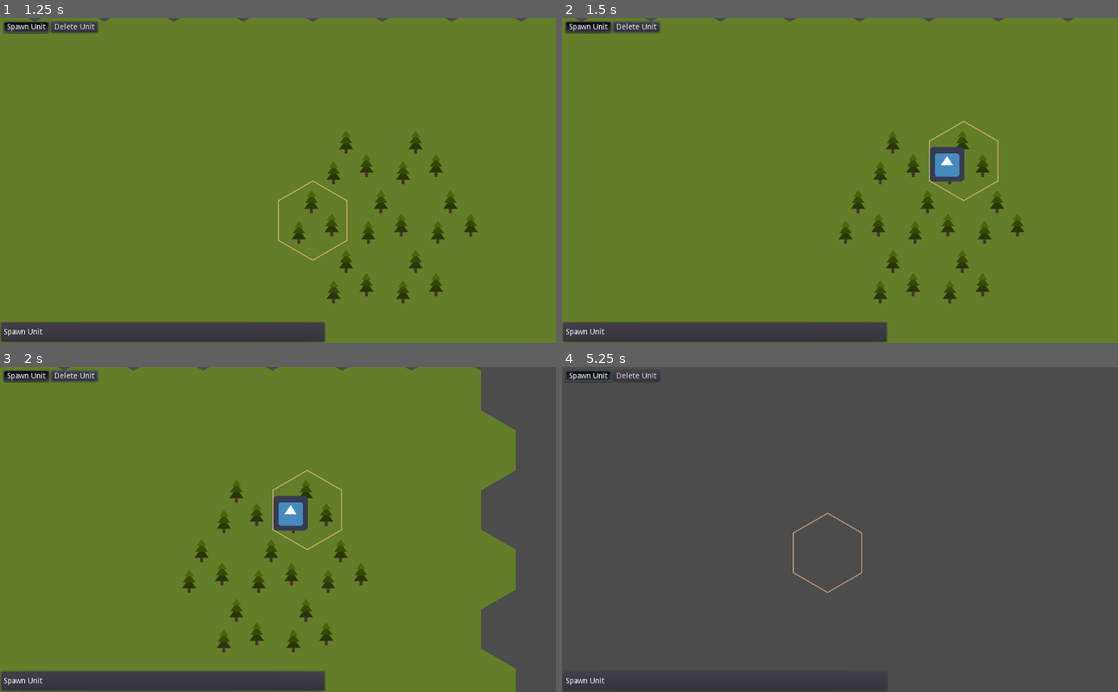
Above: before the commit, frames 1-4 (two rows, left to right).
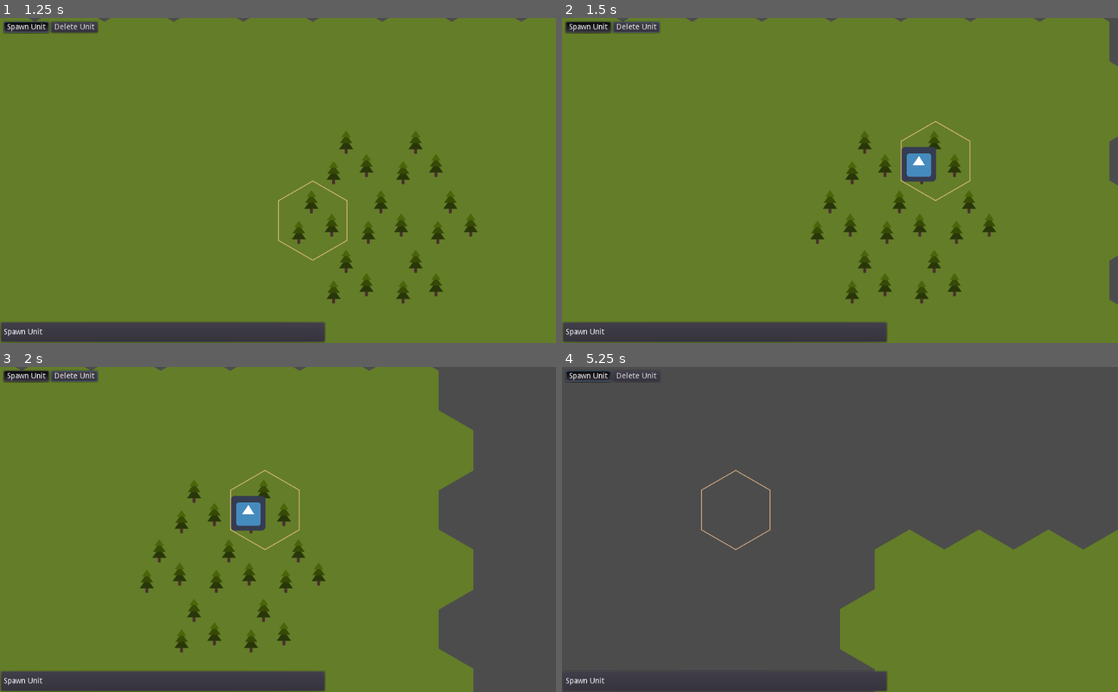
Above: after the commit, the same moments.

Repository: mwerezak/godot-heavy-gear
Game: Godot game, scene res://scripts/MainMap.tscn
Two runs of this game, one before a commit and one after it. Both use one fixed random seed, a clock stepped at 60 frames per second and the inputs below. The engine's default icon, where the game draws it, is replaced by a stand-in: a white triangle on a blue panel in a dark square.
Inputs (mouse positions are in pixels of both pictures, inside the frame that each line leads up to):
- Up to frame 1 (1.25 s): click "Spawn Unit" at 0.5 s
- Up to frame 2 (1.5 s): tap Enter at 1.25 s; move the mouse to (962, 164) at 1.27 s; press the mouse at (962, 164) at 1.28 s; hold Right (view_pan_right) from 1.28 s (still down)
- Up to frame 3 (2 s): keep holding Right (view_pan_right)
- Up to frame 4 (5.25 s): move the mouse to (851, 513) at 2.02 s; release Right (view_pan_right) at 2.03 s; release the mouse at (851, 513) at 2.03 s; hold Down (view_pan_down) 2.03-2.78 s; tap Mouse wheel up (view_zoom_in) at 2.1 s; click (851, 513) at 2.17 s; move the mouse to (823, 406) at 2.77 s; hold Right (view_pan_right) 2.78-3.53 s; hold Mouse wheel down (view_zoom_out) 2.78-3.53 s; click (823, 406) at 2.92 s; move the mouse to (823, 523) at 3.52 s; hold W (view_pan_up) 3.53-4.28 s; click (823, 523) at 3.6 s; move the mouse to (806, 633) at 4.27 s; hold Mouse wheel up (view_zoom_in) 4.28-5.03 s; hold Left (view_pan_left) from 4.28 s (still down); click (806, 633) at 4.42 s; move the mouse to (673, 480) at 5.02 s; tap Mouse wheel down (view_zoom_out) at 5.1 s

Frame 1 is identical in both runs. In frame 2, 5.3% of the frame differs, in the area x 2-100%, y 0-89%; in frame 3, 12%; in frame 4, 22%, in the area x 25-100%, y 31-100%.

Commit message:
Camera panning limits

Diff:
--- a/scripts/Camera.gd
+++ b/scripts/Camera.gd
@@ -1,13 +1,16 @@
 extends Camera2D
 
-## TODO zoom and pan limits
+## TODO zoom limits
 var pan_speed = 400
 var zoom_step = 1.1
 
+## Rectangle used to limit camera panning.
+## Note that the built in camera limits do not work: they don't actually constrain the position of the camera.
+## They only stop the view from moving. For the player, this makes the camera appear to "stick" at the edges of the map,
+## which is bad.
+var limit_rect = null setget set_limit_rect
+
 ## TODO mouse capture panning
-
-func _ready():
-	pass
 
 func _input(event):
 	if event.is_action_pressed("view_zoom_in"):
@@ -33,3 +36,14 @@
 	if Input.is_action_pressed("view_pan_right"):
 		panning.x += 1
 	position += panning.normalized() * pan_speed * delta * zoom
+
+	if limit_rect: _snap_to_limits()
+
+# force position to be inside limit_rect
+func _snap_to_limits():
+	position.x = clamp(position.x, limit_rect.position.x, limit_rect.end.x)
+	position.y = clamp(position.y, limit_rect.position.y, limit_rect.end.y)
+
+func set_limit_rect(rect):
+	limit_rect = rect
+	_snap_to_limits()
--- a/scripts/MainMap.gd
+++ b/scripts/MainMap.gd
@@ -14,6 +14,10 @@
 }
 
 func _ready():
+	## set camera limits
+	var map_rect = world.get_bounding_rect()
+	camera.set_limit_rect(map_rect)
+
 	## load and register UI Contexts
 	for context_name in ui_contexts:
 		var instance = ui_contexts[context_name].instance()
--- a/scripts/MainMap.tscn
+++ b/scripts/MainMap.tscn
@@ -9,7 +9,7 @@
 [ext_resource path="res://icons/hex/empty.png" type="Texture" id=7]
 [ext_resource path="res://scripts/HexCursor.gd" type="Script" id=8]
 
-[node name="MainMap" type="Node"]
+[node name="MainMap" type="Node" index="0"]
 
 script = ExtResource( 1 )
 _sections_unfolded = [ "Anchor", "Margin" ]
@@ -62,7 +62,7 @@
 limit_smoothed = false
 drag_margin_h_enabled = false
 drag_margin_v_enabled = false
-smoothing_enabled = true
+smoothing_enabled = false
 smoothing_speed = 5.0
 offset_v = 0.0
 offset_h = 0.0
@@ -74,7 +74,7 @@
 editor_draw_limits = true
 editor_draw_drag_margin = true
 script = ExtResource( 5 )
-_sections_unfolded = [ "Editor", "Limit", "Smoothing", "Visibility" ]
+_sections_unfolded = [ "Drag Margin", "Editor", "Limit", "Smoothing", "Visibility" ]
 
 [node name="MoveMarker" type="Sprite" parent="." index="3"]
 
--- a/scripts/WorldMap.gd
+++ b/scripts/WorldMap.gd
@@ -6,3 +6,9 @@
 
 func _ready():
 	terrain.z_index = TERRAIN_ZLAYER
+
+func get_bounding_rect():
+	var cell_bounds = terrain.get_used_rect()
+	var cell_size = terrain.cell_size
+	var cell_to_pixel = Transform2D(Vector2(cell_size.x, 0), Vector2(0, cell_size.y), Vector2())
+	return Rect2(cell_to_pixel * cell_bounds.position, cell_to_pixel * cell_bounds.size)
--- a/scripts/WorldMap.tscn
+++ b/scripts/WorldMap.tscn
@@ -3,7 +3,7 @@
 [ext_resource path="res://scripts/WorldMap.gd" type="Script" id=1]
 [ext_resource path="res://assets/TerrainTiles.tres" type="TileSet" id=2]
 
-[node name="WorldMap" type="Node2D" index="0"]
+[node name="WorldMap" type="Node2D"]
 
 script = ExtResource( 1 )
 
